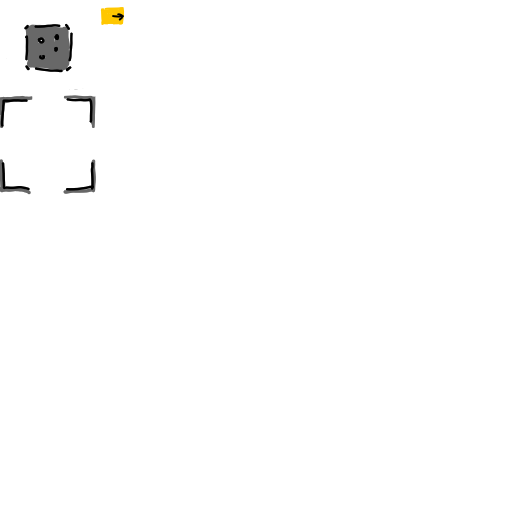
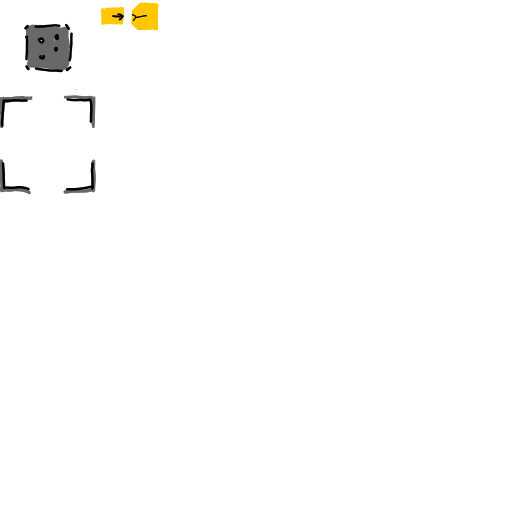
Comparing the layer stacks of the two w=512, h=512 images. Changes:
painted on "Paint Layer 2" over [131, 2, 159, 31]
